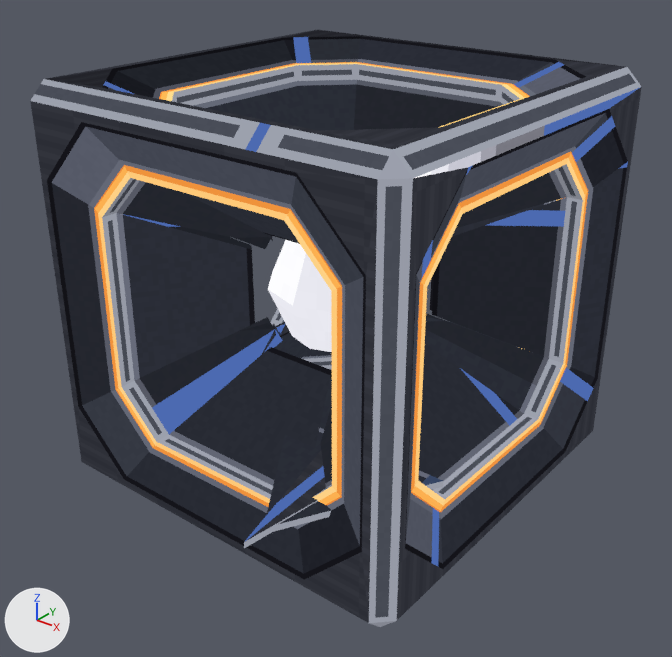
Two versions of the glTF model art/out/marlit_shield.glb, one commit apart.
Before and after are seen from a 50 mm camera at (2.1, -2.82, 2.28) aimed at (-0.41, 0.33, 0.33). Arrows for +X, +Y and +Z are at lower left; the lights stay in place. The picture after the commit comes second. Vertices at exactly the same position are counted once.

Objects in the first picture: 'marlit_shield_body', 'marlit_shield_core', 'marlit_shield_leaf_corner', 'marlit_shield_leaf_flat'.
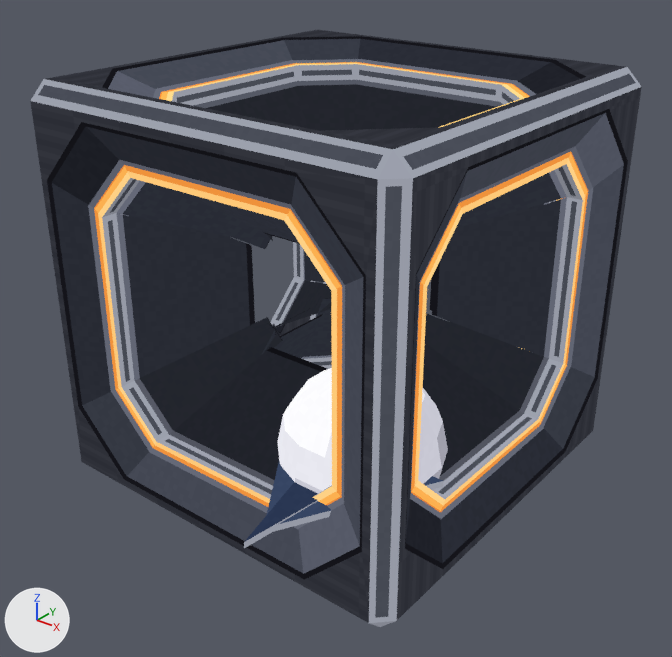
Commit message: Marlit shield: the emitter swells into the open funnels

Location of each change, [x1, y1, x2, y2] in pixels of the pictures (672 x 657 px):
'marlit_shield_core', reshaped
    before: [268, 240, 332, 352]
    after: [278, 368, 448, 493]
part 1 of me_marlit_shield_body, surface changed
    both: [33, 30, 641, 576]
part 3 of me_marlit_shield_leaf_flat, surface changed
    before: [267, 428, 443, 524]
    after: [267, 461, 443, 524]
part 4 of me_marlit_shield_leaf_corner, surface changed
    before: [245, 451, 326, 541]
    after: [245, 482, 318, 541]

The change, as a list of edits to the scene's bpy script:
```text
Change me_marlit_shield_body:
    where me_marlit_shield_body.from_pydata(...)  # 312 vertices, 488 faces; spans x -1.5..0.5, y -0.5..1.5, z -0.5..1.5
    used by ob_marlit_shield_body; location = (0.0, 0.0, 0.0)
    me_marlit_shield_body part 1: texture (UV) coordinates of 252 of 488 faces, centred in x -1.5..0.5, y -0.5..1.5, z -0.5..1.5, changed; they spanned u 0.0..0.99, v 0.55..1.0 and now span u 0.0..0.98, v 0.54..1.0
Change me_marlit_shield_core:
    used by ob_marlit_shield_core; location = (0.0, 0.0, 0.0)
    remove me_marlit_shield_core.from_pydata(...)  # 32 vertices, 60 faces; spans x -0.861..-0.139, y 0.12..0.88, z 0.12..0.88
    add me_marlit_shield_core.from_pydata(...)  # 129 vertices, 240 faces; spans x -0.373..0.373, y -0.373..0.373, z -0.38..0.38
    me_marlit_shield_core part 2: 32 vertices removed from x -0.861..-0.139, y 0.12..0.88, z 0.12..0.88; 129 vertices added at x -0.373..0.373, y -0.373..0.373, z -0.38..0.38
Change me_marlit_shield_leaf_flat:
    where me_marlit_shield_leaf_flat.from_pydata(...)  # 6 vertices, 8 faces; spans x -0.428..0.428, y -0.65..0.0, z -0.09..0.0
    used by ob_marlit_shield_leaf_flat; location = (0.0, 0.0, 0.0)
    me_marlit_shield_leaf_flat part 3: texture (UV) coordinates of 2 of 8 faces, centred in x 0.0, y -0.217, z -0.05..-0.02, changed; they spanned u 0.1..0.24, v 0.8..0.85 and now span u 0.16..0.3, v 0.8..0.85
Change me_marlit_shield_leaf_corner:
    where me_marlit_shield_leaf_corner.from_pydata(...)  # 6 vertices, 8 faces; spans x -0.157..0.157, y -0.763..0.0, z -0.09..0.0
    used by ob_marlit_shield_leaf_corner; location = (0.0, 0.0, 0.0)
    me_marlit_shield_leaf_corner part 4: texture (UV) coordinates of 2 of 8 faces, centred in x 0.0, y -0.254, z -0.05..-0.02, changed; they spanned u 0.28..0.33, v 0.94..1.0 and now span u 0.32..0.38, v 0.94..1.0
```
